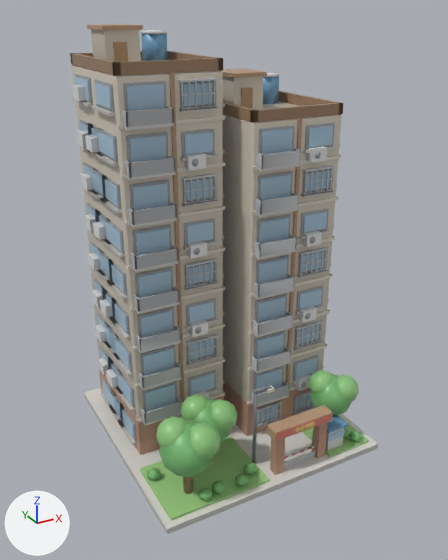
The glTF model county-tycoon/assets/resources/models3d/apartment.glb as it was, and as the next commit left it.
The view is the same before and after, from a camera (50 mm lens) standing at (-1.28, -3.18, 3.52) and looking at (0.97, 0.9, 1.47). The lights are fixed; the arrows at lower left show +X, +Y and +Z. The picture after the commit comes second. Vertices at exactly the same position are counted once.

Names of what the first picture shows: 'apartment'.
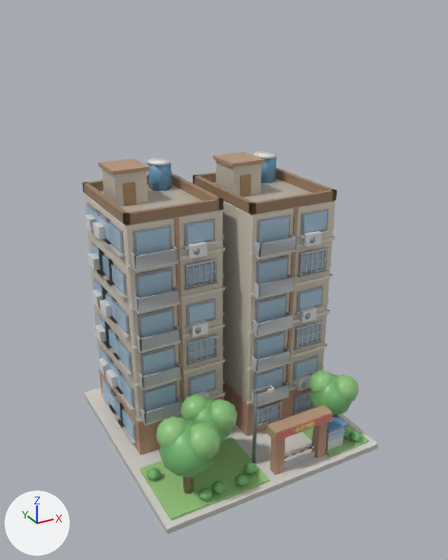
What differs and where, as boxes [x1, y1, x2, y2] in the pictures (448 x 560 px; the box of a moved part takes in the faces that stretch with it):
'apartment', reshaped (25% shorter): before [70, 24, 378, 534]; after [82, 152, 378, 534]
part 1 of me_立方体, moved or reshaped: before [70, 51, 223, 76]; after [82, 173, 223, 225]
part 2 of me_立方体, added: after [102, 168, 148, 207]
part 3 of me_立方体, added: after [98, 158, 150, 175]
part 4 of me_立方体, added: after [123, 182, 137, 206]
part 5 of me_立方体, moved or reshaped: before [141, 33, 168, 61]; after [148, 163, 172, 191]
part 6 of me_立方体, moved or reshaped: before [141, 30, 167, 34]; after [147, 158, 171, 166]
part 7 of me_立方体, moved or reshaped: before [223, 91, 344, 122]; after [193, 168, 337, 215]
part 8 of me_立方体, added: after [216, 161, 261, 195]
part 9 of me_立方体, added: after [213, 152, 265, 167]
part 10 of me_立方体, added: after [240, 174, 251, 197]
part 11 of me_立方体, moved or reshaped: before [263, 76, 279, 104]; after [261, 156, 277, 183]
part 12 of me_立方体, moved or reshaped: before [263, 72, 279, 77]; after [254, 152, 276, 159]
part 13 of me_立方体, deleted: before [72, 24, 342, 228]
part 14 of me_立方体, moved or reshaped: before [72, 65, 342, 419]; after [84, 178, 335, 419]
part 15 of me_立方体, edited (looks the same): [85, 201, 329, 450] in both

The change, as a list of edits to the scene's bpy script:
```text
Change me_立方体:
    used by ob_apartment; location = (1.0, 1.0, 0.025)
    remove me_立方体.from_pydata(...)  # 6272 vertices, 10200 faces; spans x -1.0..1.0, y -1.0..1.0, z -0.03..3.38
    add me_立方体.from_pydata(...)  # 4852 vertices, 8000 faces; spans x -1.0..1.0, y -1.0..1.0, z -0.03..2.36
    me_立方体 part 1: the loose piece of 24 vertices spanning x -0.86..-0.06, y -0.14..0.86, z 3.09..3.16 is moved by (0.0, 0.0, -1.02)
    me_立方体 part 2: a new loose piece, a box spanning x -0.76..-0.5, y 0.31..0.61, z 2.07..2.32, in mat_lit
    me_立方体 part 3: a new loose piece, a box spanning x -0.78..-0.48, y 0.29..0.63, z 2.325..2.355, in mat_lit
    me_立方体 part 4: a new loose piece, a box spanning x -0.7..-0.6, y 0.3..0.31, z 2.065..2.245, in mat_lit
    me_立方体 part 5: the loose piece of 12 vertices spanning x -0.33..-0.15, y 0.56..0.76, z 3.09..3.3 is moved by (0.0, 0.0, -1.02)
    me_立方体 part 6: the loose piece of 20 vertices spanning x -0.34..-0.14, y 0.56..0.76, z 3.3..3.32 is moved by (0.0, 0.0, -1.02)
    me_立方体 part 7: the loose piece of 24 vertices spanning x 0.06..0.86, y -0.36..0.64, z 2.74..2.82 is moved by (0.0, 0.0, -0.68)
    me_立方体 part 8: a new loose piece, a box spanning x 0.16..0.42, y 0.09..0.39, z 2.07..2.32, in mat_lit
    me_立方体 part 9: a new loose piece, a box spanning x 0.14..0.44, y 0.07..0.41, z 2.325..2.355, in mat_lit
    me_立方体 part 10: a new loose piece, a box spanning x 0.22..0.32, y 0.08..0.09, z 2.065..2.245, in mat_lit
    me_立方体 part 11: the loose piece of 12 vertices spanning x 0.59..0.77, y 0.34..0.54, z 2.75..2.96 is moved by (0.0, 0.0, -0.68)
    me_立方体 part 12: the loose piece of 20 vertices spanning x 0.58..0.78, y 0.34..0.54, z 2.96..2.98 is moved by (0.0, 0.0, -0.68)
    me_立方体 part 13: 171 loose pieces with 1468 vertices, spanning x -0.93..0.93, y -0.44..0.93, z 2.06..3.38, are deleted
    me_立方体 part 14: 16 vertices moved from x 0.06..0.86, y -0.38..0.64, z 2.73..2.75 to x 0.06..0.86, y -0.38..0.64, z 2.05..2.07; 16 vertices removed from x -0.86..-0.06, y -0.15..0.86, z 3.07..3.09; 16 vertices added at x -0.86..-0.06, y -0.15..0.86, z 2.05..2.07
    me_立方体 part 15: 309 kept faces spanning x -0.93..0.88, y -0.88..0.93, z 0.02..2.07 get new vertex colours; the middle colour goes from light grey #c2c1be to light grey #c2c1bc
    other edits to the shape of me_立方体 do not show in these pictures
```
